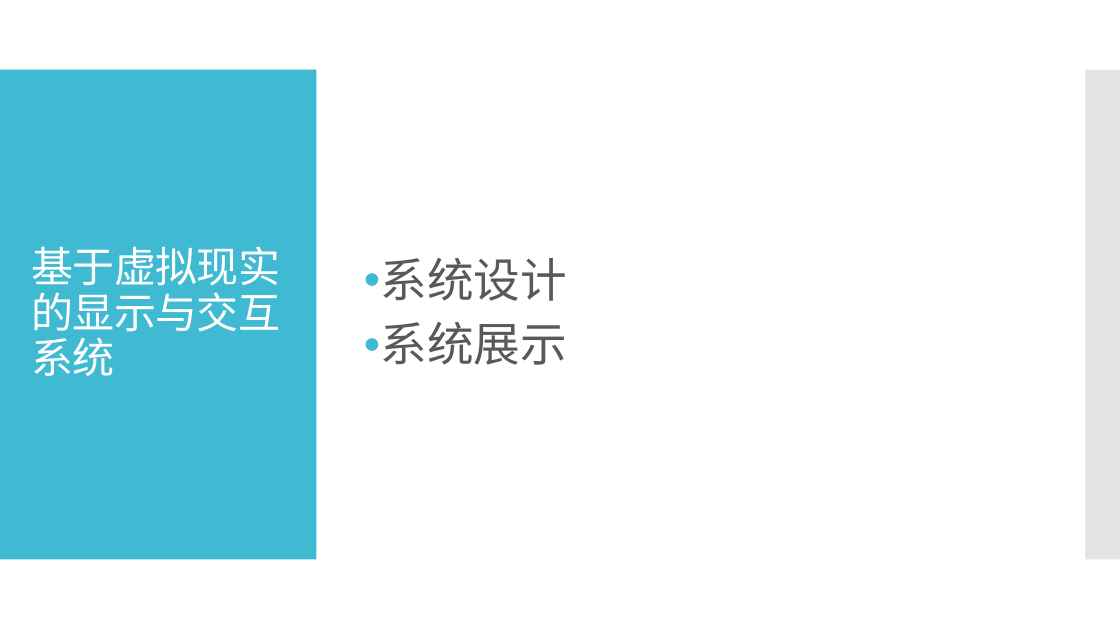
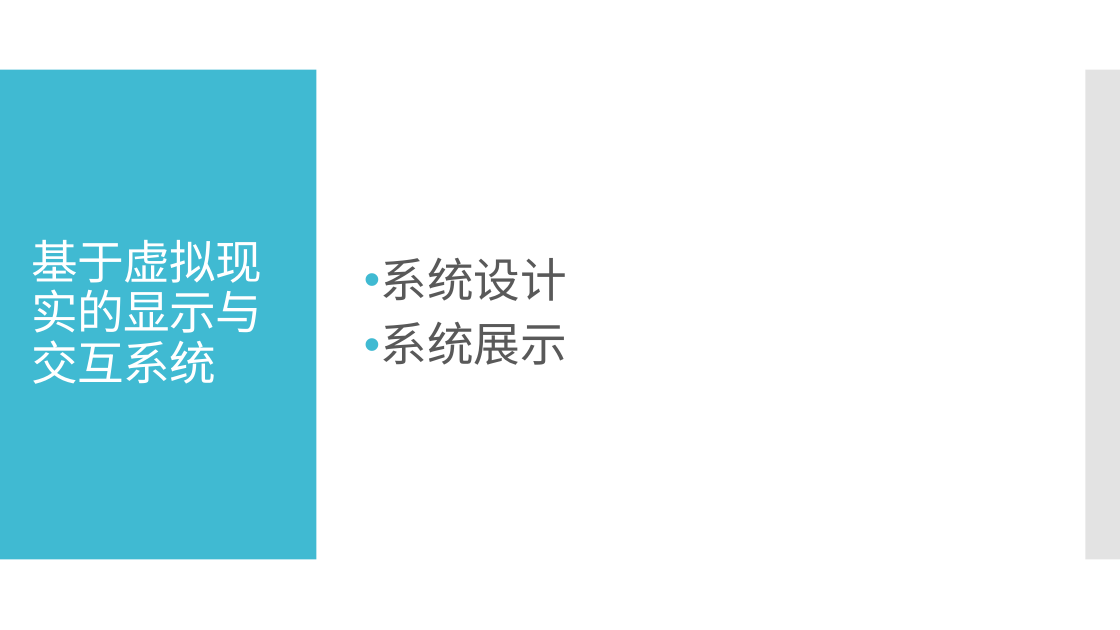
Before and after one commit to binWW/SchoolReport-Private-, a slide deck: slide 13 of 毕业论文/硕士毕业设计答辩.pptx (slide 12 before the commit). Drawn at 1120x630 pixels with LibreOffice and Linux fonts; fonts in the diff are those of the drawing. Boxes give left, top, right and bottom in pixels: in the first picture for what was removed or moved away, otherwise in the second. Text is boxed around its words. In the diff, an @@ line names an element or a change of style, - is before the commit and + after.

```diff
--- a/毕业论文/硕士毕业设计答辩.pptx
+++ b/毕业论文/硕士毕业设计答辩.pptx
@@ title "基于虚拟现实的显示与交互系统" at (32,240,262,384): size 36 to 40 pt @@
```
Also in this commit, not shown: 10 other slides changed, 5 slides added, 1 other file.
